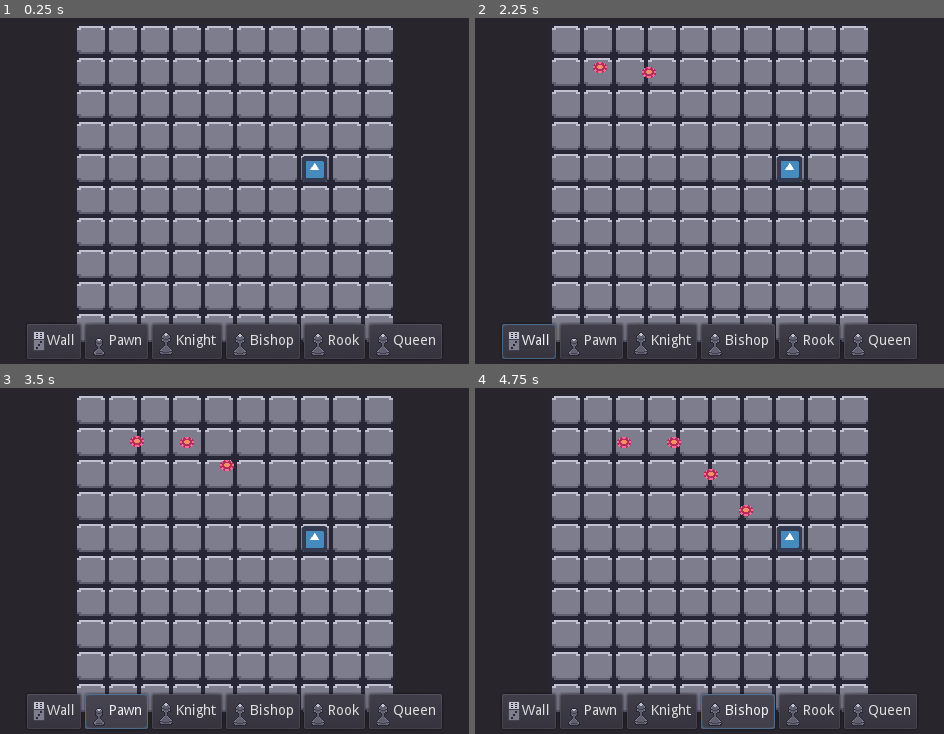
Above: before the commit, frames 1-4 (two rows, left to right).
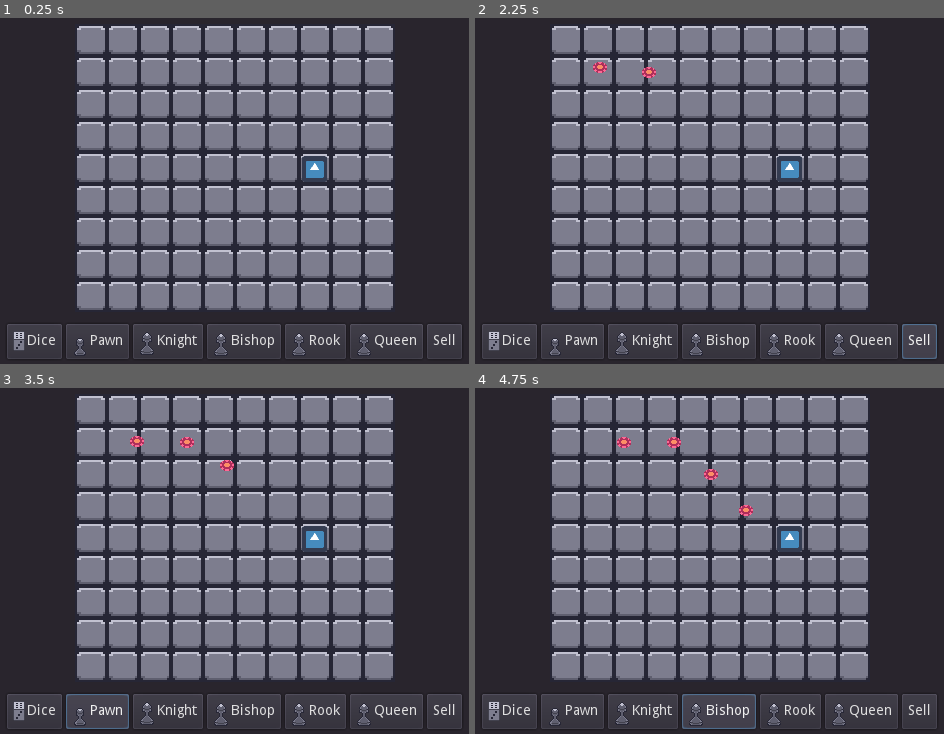
Above: after the commit, the same moments.

Repository: PetTurtle/LudumDare46
Game: Godot game, scene res://scenes/Game.tscn
The game is run twice, just before and just after one commit, with the same random seed, the same clock (stepped at 60 frames per second) and the same inputs. The engine's default icon, where the game draws it, is replaced by a stand-in: a white triangle on a blue panel in a dark square.
Inputs (mouse positions are in pixels of both pictures, inside the frame that each line leads up to):
- Up to frame 1 (0.25 s): no input
- Up to frame 2 (2.25 s): click (531, 339) at 0.5 s, where only the run before the commit has a clickable "Wall"; click (507, 339) at 1.25 s, where only the run after the commit has a clickable "Dice"; click (920, 339) at 2 s, where only the run after the commit has a clickable "Sell"
- Up to frame 3 (3.5 s): click "Pawn" at 2.75 s
- Up to frame 4 (4.75 s): click "Knight" at 3.5 s; click "Bishop" at 4.25 s

The runs differ from the first frame. In frame 1, 4.6% of the frame differs, in the area x 1-99%, y 85-99%; in frame 2, 4.9%; in frame 3, 4.7%; in frame 4, 4.7%.

Commit message:
Basic Tower Placement

Diff:
--- a/src/prefabs/Maps/Map1.tscn
+++ b/src/prefabs/Maps/Map1.tscn
@@ -17,7 +17,7 @@
 tile_set = ExtResource( 1 )
 cell_size = Vector2( 16, 16 )
 format = 1
-tile_data = PoolIntArray( -262149, 0, 0, -262148, 0, 0, -262 …(1164 unchanged characters)… 196610, 0, 0, 196611, 0, 0, 196612, 0, 0, 327675, 0, 0, 327676, 0, 0, 327677, 0, 0, 327678, 0, 0, 327679, 0, 0, 262144, 0, 0, 262145, 0, 0, 262146, 0, 0, 262147, 0, 0, 262148, 0, 0 )
+tile_data = PoolIntArray( -262149, 0, 0, -262148, 0, 0, -262 …(1164 unchanged characters)… 196610, 0, 0, 196611, 0, 0, 196612, 0, 0 )
 
 [node name="UnitManager" type="Node2D" parent="."]
 script = ExtResource( 5 )
--- a/src/project.godot
+++ b/src/project.godot
@@ -18,11 +18,6 @@
 "class": "Navigator",
 "language": "GDScript",
 "path": "res://scripts/Navigator.gd"
-}, {
-"base": "Navigation2D",
-"class": "PathFinder",
-"language": "GDScript",
-"path": "res://scripts/PathFinder.gd"
 }, {
 "base": "Node2D",
 "class": "Spawner",
@@ -63,16 +58,10 @@
 "class": "UnitManager",
 "language": "GDScript",
 "path": "res://scripts/UnitManager.gd"
-}, {
-"base": "YSort",
-"class": "Units",
-"language": "GDScript",
-"path": "res://scripts/Units.gd"
 } ]
 _global_script_class_icons={
 "GameMap": "",
 "Navigator": "",
-"PathFinder": "",
 "Spawner": "",
 "Tower": "",
 "TowerDef": "",
@@ -80,8 +69,7 @@
 "UI": "",
 "Unit": "",
 "UnitDef": "",
-"UnitManager": "",
-"Units": ""
+"UnitManager": ""
 }
 
 [application]
--- /dev/null
+++ b/src/resources/towers/Dice.tres
@@ -0,0 +1,12 @@
+[gd_resource type="Resource" load_steps=3 format=2]
+
+[ext_resource path="res://scripts/TowerDef.gd" type="Script" id=1]
+[ext_resource path="res://assets/dice.png" type="Texture" id=2]
+
+[resource]
+script = ExtResource( 1 )
+name = "Dice"
+cost = 5
+recursively_fire = false
+texture = ExtResource( 2 )
+fireDirections = [  ]
--- a/src/scenes/Game.tscn
+++ b/src/scenes/Game.tscn
@@ -35,18 +35,18 @@
 "_edit_use_anchors_": false
 }
 
-[node name="ButtonWall" type="Button" parent="UI/TowerContainer"]
-margin_left = 112.0
-margin_right = 166.0
+[node name="ButtonDice" type="Button" parent="UI/TowerContainer"]
+margin_left = 92.0
+margin_right = 147.0
 margin_bottom = 35.0
-text = "Wall"
+text = "Dice"
 icon = ExtResource( 2 )
 script = ExtResource( 15 )
-unit_name = "Unit Name"
+unit_name = "Dice"
 
 [node name="ButtonPawn" type="Button" parent="UI/TowerContainer"]
-margin_left = 170.0
-margin_right = 233.0
+margin_left = 151.0
+margin_right = 214.0
 margin_bottom = 35.0
 text = "Pawn"
 icon = ExtResource( 12 )
@@ -54,8 +54,8 @@
 unit_name = "Pawn"
 
 [node name="ButtonKnight" type="Button" parent="UI/TowerContainer"]
-margin_left = 237.0
-margin_right = 307.0
+margin_left = 218.0
+margin_right = 288.0
 margin_bottom = 35.0
 text = "Knight"
 icon = ExtResource( 10 )
@@ -63,8 +63,8 @@
 unit_name = "Knight"
 
 [node name="ButtonBishop" type="Button" parent="UI/TowerContainer"]
-margin_left = 311.0
-margin_right = 385.0
+margin_left = 292.0
+margin_right = 366.0
 margin_bottom = 35.0
 text = "Bishop"
 icon = ExtResource( 14 )
@@ -72,8 +72,8 @@
 unit_name = "Bishop"
 
 [node name="ButtonRook" type="Button" parent="UI/TowerContainer"]
-margin_left = 389.0
-margin_right = 450.0
+margin_left = 370.0
+margin_right = 431.0
 margin_bottom = 35.0
 text = "Rook"
 icon = ExtResource( 11 )
@@ -81,15 +81,22 @@
 unit_name = "Rook"
 
 [node name="ButtonQueen" type="Button" parent="UI/TowerContainer"]
-margin_left = 454.0
-margin_right = 527.0
+margin_left = 435.0
+margin_right = 508.0
 margin_bottom = 35.0
 text = "Queen"
 icon = ExtResource( 9 )
 script = ExtResource( 15 )
 unit_name = "Queen"
 
+[node name="ButtonSell" type="Button" parent="UI/TowerContainer"]
+margin_left = 512.0
+margin_right = 547.0
+margin_bottom = 35.0
+text = "Sell"
+
 [node name="Map1" parent="." instance=ExtResource( 18 )]
 
 [node name="Towers" type="YSort" parent="."]
 script = ExtResource( 5 )
+[connection signal="pressed" from="UI/TowerContainer/ButtonSell" to="UI/TowerContainer" method="_on_ButtonSell_pressed"]
--- a/src/script_ui/PlaceButton.gd
+++ b/src/script_ui/PlaceButton.gd
@@ -4,5 +4,8 @@
 
 export(String) var unit_name
 
+func _ready():
+	connect("place_unit", get_parent(), "_on_place_unit")
+
 func _pressed():
 	emit_signal("place_unit", unit_name)
--- a/src/script_ui/TowerContainer.gd
+++ b/src/script_ui/TowerContainer.gd
@@ -1,17 +1,10 @@
 extends HBoxContainer
 
 signal place_unit(name)
+signal mode_sell()
 
-# Declare member variables here. Examples:
-# var a = 2
-# var b = "text"
-
-
-# Called when the node enters the scene tree for the first time.
 func _ready():
-	var children = get_children()
-	for i in range(children.size()):
-		children[i].connect("place_unit", self, "_on_place_unit")
+	pass
 
 func show_towers():
 	pass
@@ -21,3 +14,7 @@
 
 func _on_place_unit(unit_name):
 	emit_signal("place_unit", unit_name)
+
+
+func _on_ButtonSell_pressed():
+	emit_signal("mode_sell")
--- a/src/script_ui/UI.gd
+++ b/src/script_ui/UI.gd
@@ -2,13 +2,17 @@
 class_name UI
 
 #signal mode_default()
-signal mode_place(unit_name)
-#signal mode_remove()
+signal mode_buy(unit_name)
+signal mode_sell()
 
 onready var tower_container = $TowerContainer
 
 func _ready():
 	tower_container.connect("place_unit", self, "_on_place_unit")
+	tower_container.connect("mode_sell", self, "_on_mode_sell")
 
 func _on_place_unit(unit_name):
-	emit_signal("mode_place", unit_name)
+	emit_signal("mode_buy", unit_name)
+
+func _on_mode_sell():
+	emit_signal("mode_sell")
--- a/src/scripts/Game.gd
+++ b/src/scripts/Game.gd
@@ -1,10 +1,21 @@
 extends Node2D
 
+enum Mode {
+	IDLE,
+	BUY,
+	SELL,
+}
+
 onready var ui : UI = $UI
+onready var towers : Towers = $Towers
 onready var map : GameMap = $Map1 # TODO LEVEL Loading System
 
+var mode : int = Mode.IDLE
+var tower_name : String
+
 func _ready():
-	pass
+	ui.connect("mode_buy", self, "_on_mode_buy")
+	ui.connect("mode_sell", self, "_on_mode_sell")
 
 func _unhandled_input(event: InputEvent) -> void:
 	if not event is InputEventMouseButton:
@@ -13,8 +24,31 @@
 		return
 
 	if event.button_index == BUTTON_LEFT:
-		if map.can_build_turret():
-			map.build_turret()
+		match mode:
+			Mode.IDLE: # ____IDLE____
+				pass
+			Mode.BUY: # ____BUY____
+				if map.can_build_turret():
+					map.build_turret()
+					towers.create(tower_name, map.get_snapped_mouse_position())
+			Mode.SELL: # ____SELL____
+				if map.has_turret():
+					map.clear_turret()
+					towers.remove_at(map.get_snapped_mouse_position())
 	elif event.button_index == BUTTON_RIGHT:
-		if map.has_turret():
-			map.clear_turret()
+		match mode:
+			Mode.IDLE: # ____IDLE____
+				pass
+			Mode.BUY: # ____BUY____
+				mode = Mode.IDLE
+			Mode.SELL: # ____SELL____
+				mode = Mode.IDLE
+
+
+func _on_mode_buy(name):
+	mode = Mode.BUY
+	tower_name = name
+
+func _on_mode_sell():
+	print("SELL")
+	mode = Mode.SELL
--- a/src/scripts/PathFinder.gd
+++ /dev/null
@@ -1,55 +0,0 @@
-extends Navigation2D
-class_name PathFinder
-
-export(Vector2) var topRight
-export(Vector2) var bottomLeft
-
-onready var tileMap : TileMap = $TileMap
-onready var units = $Units
-var spawners : Array
-
-func _ready():
-	for node in get_children():
-		if node is Spawner:
-			spawners.append(node)
-			node.connect("spawn", self, "_on_spawn")
-
-func block_cell(pos : Vector2, id : int = 1) -> void:
-	var tile_pos : Vector2 = tileMap.world_to_map(pos)
-	if _can_reach_king(tile_pos.x, tile_pos.y):
-		set_cell(tile_pos, id)
-	else:
-		print("Failed To Place Tower")
-
-func unBlock_cell(pos : Vector2, id : int = -1) -> void:
-	var tile_pos : Vector2 = tileMap.world_to_map(pos)
-	set_cell(tile_pos, id)
-
-func can_place_tower(pos : Vector2) -> bool:
-	var tile_pos : Vector2 = tileMap.world_to_map(pos)
-	return _can_reach_king(tile_pos.x, tile_pos.y)
-
-func set_cell(pos : Vector2, id : int) -> void:
-	tileMap.set_cell(pos.x, pos.y, id)
-	tileMap.update_dirty_quadrants()
-	units.update_paths()
-
-func _can_reach_king(x : int, y : int) -> bool:
-	var cellId = tileMap.get_cell(x, y)
-	tileMap.set_cell(x, y, -1)
-	tileMap.update_dirty_quadrants()
-	for i in range(spawners.size()):
-		if !_spawner_can_reach(i):
-			tileMap.set_cell(x, y, cellId)
-			tileMap.update_dirty_quadrants()
-			return false
-
-	tileMap.set_cell(x, y, cellId)
-	tileMap.update_dirty_quadrants()
-	return true
-
-func _spawner_can_reach(id : int) -> bool:
-	return units.can_reach_king(spawners[id].position)
-
-func _on_spawn(unit_name, position : Vector2):
-	units.create(unit_name, position)
--- a/src/scripts/Towers.gd
+++ b/src/scripts/Towers.gd
@@ -3,18 +3,24 @@
 
 var tower_prefab = load("res://prefabs/Tower.tscn")
 
-var nav : PathFinder
 var towers = []
+var offset = Vector2(8, 8)
 
 func _ready():
-	nav = get_parent().get_node("PathFinder")
+	pass
 
 func create(name : String, spawnPos : Vector2) -> void:
-	var tower_def : UnitDef = load("res://resources/towers/"+name+".tres")
+	var tower_def : TowerDef = load("res://resources/towers/"+name+".tres")
 	var tower : Tower = tower_prefab.instance()
 	add_child(tower)
+	tower.set_Tower(tower_def)
+	tower.position = spawnPos + Vector2(8, 8)
 
-	tower.position = spawnPos
+func remove_at(pos : Vector2):
+	for tower in get_children():
+		if tower.position == pos + offset:
+			tower.queue_free()
+			return
 
 func get_king() -> Node2D:
 	return get_node("King") as Node2D
--- a/src/scripts/Units.gd
+++ /dev/null
@@ -1,26 +0,0 @@
-extends YSort
-class_name Units
-
-var unit_prefab = load("res://prefabs/Unit.tscn")
-var nav : PathFinder
-var kingPos : Vector2
-
-func _ready():
-	nav = get_parent()
-	kingPos = get_parent().get_node("King").position
-
-func create(name : String, spawnPos : Vector2) -> void:
-	var unit_def : UnitDef = load("res://resources/units/"+name+".tres")
-	var unit : Unit = unit_prefab.instance()
-	add_child(unit)
-	unit.set_Unit(unit_def)
-	unit.position = spawnPos
-	unit.path = nav.get_simple_path(spawnPos, kingPos, false)
-
-func update_paths():
-	var children = get_children()
-	for i in range(children.size()):
-		children[i].path = nav.get_simple_path(children[i].position, kingPos, false)
-
-func can_reach_king(pos : Vector2) -> bool:
-	return nav.get_simple_path(pos, kingPos, false).size() > 0
Not shown: 3 places in src/resources/tileset.tres that only renumber resources
